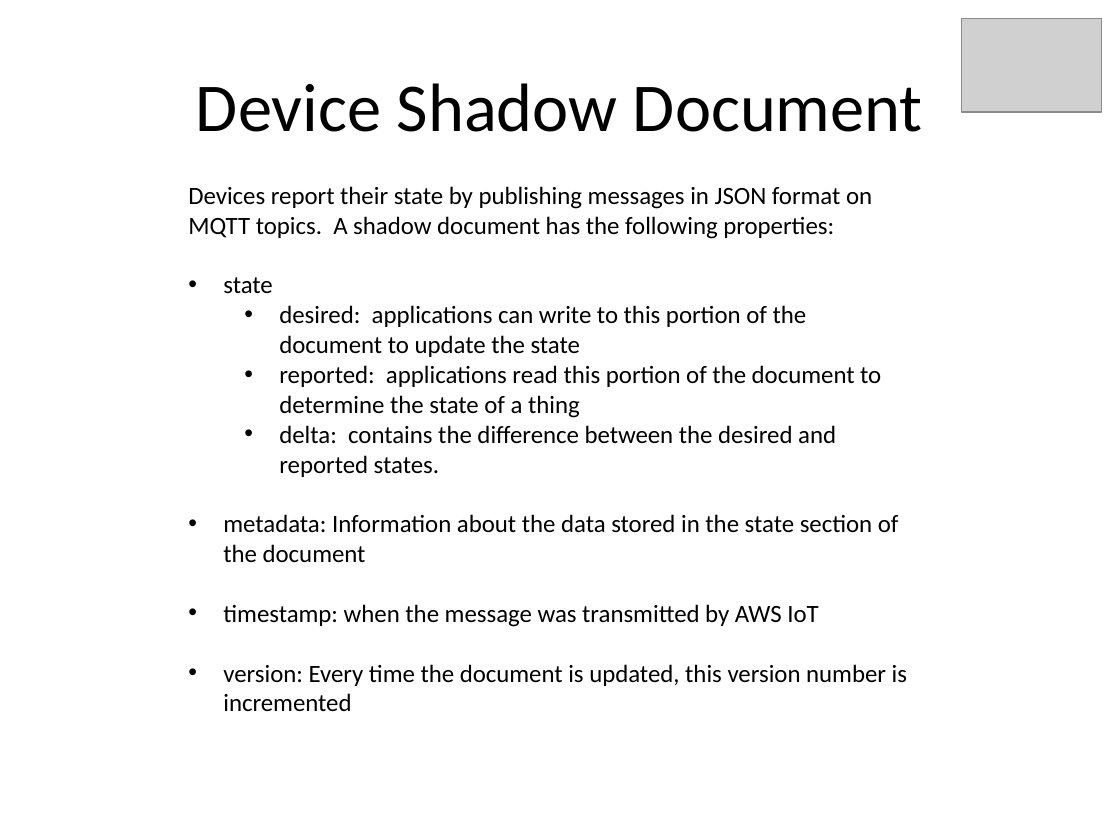
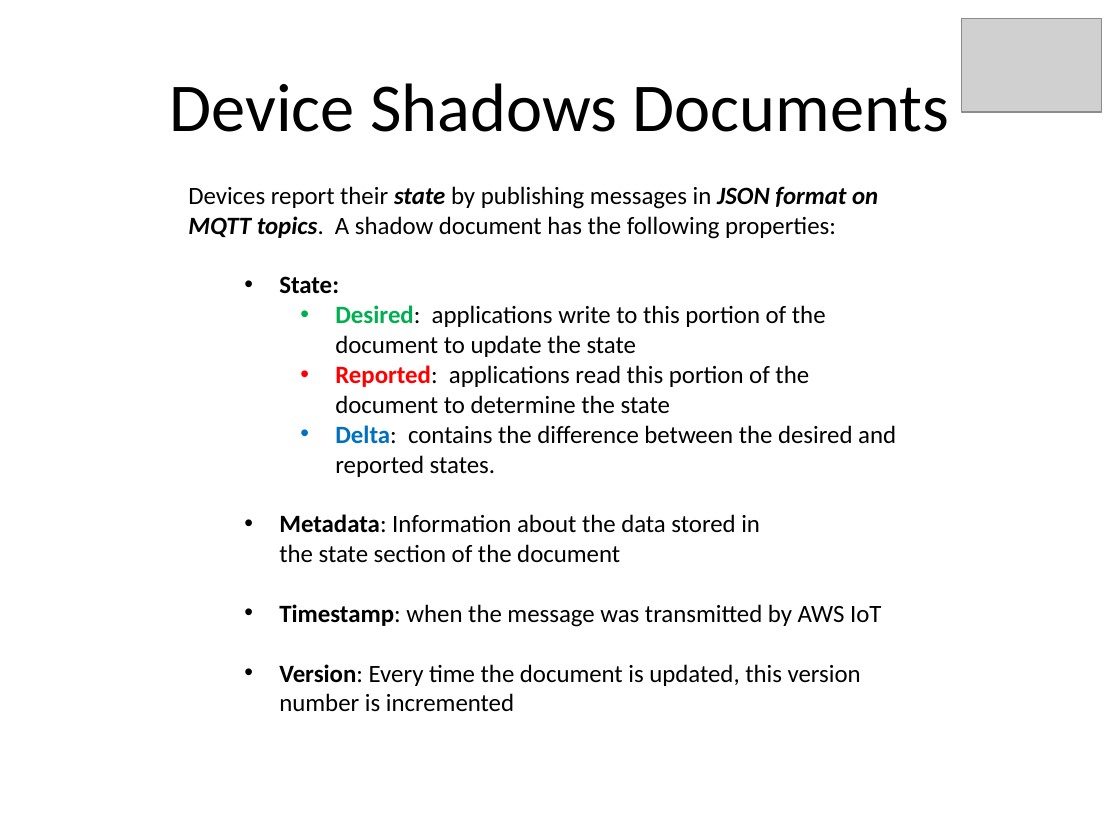
Before and after one commit to kskalvar/AWS-IoT-AndroidStudio, a slide deck: slide 7 of .assets/IoT-QuickStart-with-AWS.pptx (slide 8 before the commit). Drawn at 1120x840 pixels with LibreOffice and Linux fonts; fonts in the diff are those of the drawing; grey boxes stand for pictures. Boxes give left, top, right and bottom in pixels: in the first picture for what was removed or moved away, otherwise in the second. Text is boxed around its words. In the diff, an @@ line names an element or a change of style, - is before the commit and + after.

Commit message:
Documentation: Upadated AWS IoT QuickStart Instructions

```diff
--- a/.assets/IoT-QuickStart-with-AWS.pptx
+++ b/.assets/IoT-QuickStart-with-AWS.pptx
@@ title at (169,83,950,132): text changed @@
-Device Shadow Document
+Device Shadows Documents
@@ text at (188,186,878,239): bold on, italic on in "state JSON format on MQTT topics." @@
@@ text at (279,276,896,712): text changed @@
-• state
-  • desired: applications can write to this portion of the document to update the state
-  • reported: applications read this portion of the document to determine the state of a thing
-  • delta: contains the difference between the desired and reported states.
-• metadata: Information about the data stored in the state section of the document
-• timestamp: when the message was transmitted by AWS IoT
-• version: Every time the document is updated, this version number is incremented
+  • State:
+    • Desired: applications write to this portion of the document to update the state
+    • Reported: applications read this portion of the document to determine the state
+    • Delta: contains the difference between the desired and reported states.
+  • Metadata: Information about the data stored in the state section of the document
+  • Timestamp: when the message was transmitted by AWS IoT
+  • Version: Every time the document is updated, this version number is incremented
```
Also in this commit, not shown: 10 other slides changed, 2 slides added, 1 slide removed, 1 other file.
